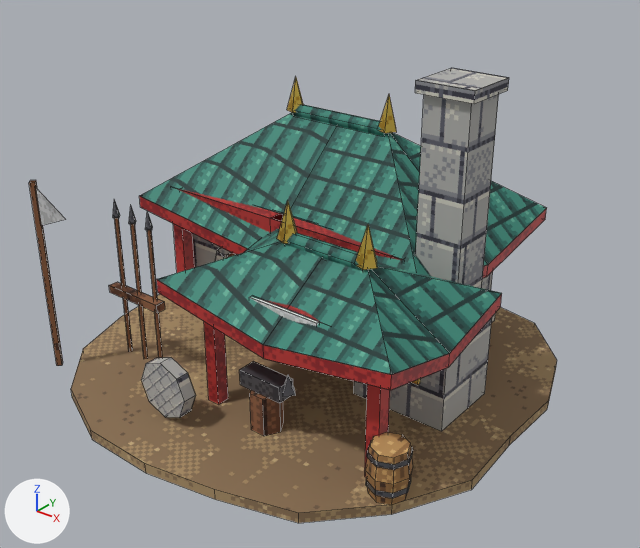
One commit to the Blender file art_source/blender/chinese/blacksmith.blend: the scene before it, then after it.
Both versions are drawn from a 50 mm lens placed at (3.81, -4.7, 3.72), pointed at (0.14, -0.11, 0.87). The axes (+X, +Y, +Z) are drawn at lower left. The lights are the same throughout. The picture after the commit comes second. Mesh edges are drawn as thin lines.

In view in the first picture: 'chinese_blacksmith'.
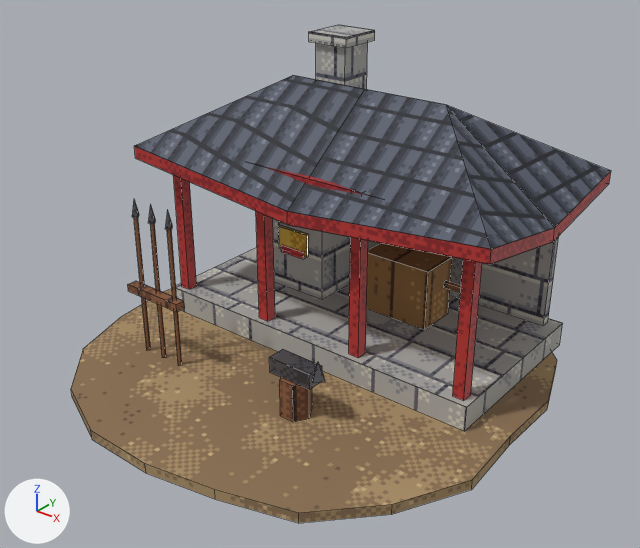
Edits to the bpy script that builds the scene:
```text
Add img_pe_roofdark:
    img_pe_roofdark = load_image('PE_RoofDark', '../../textures/materials/PE_RoofDark.png', 64, 64, 'sRGB')
Add img_pe_clothred:
    img_pe_clothred = load_image('PE_ClothRed', '../../textures/materials/PE_ClothRed.png', 64, 64, 'sRGB')
Add mat_pe_roofdark:
    mat_pe_roofdark = principled_material('PE_RoofDark')
    mat_pe_roofdark.texture = img_pe_roofdark
    mat_pe_roofdark.roughness = 0.7
Add mat_pe_clothred:
    mat_pe_clothred = principled_material('PE_ClothRed')
    mat_pe_clothred.texture = img_pe_clothred
    mat_pe_clothred.roughness = 0.95
Change me_chinese_blacksmith:
    used by ob_chinese_blacksmith; location = (0.0, 0.0, 0.0)
    remove me_chinese_blacksmith.from_pydata(...)  # 1032 vertices, 312 faces; spans x -1.75..1.75, y -1.76..1.72, z 0.0..2.4
    add me_chinese_blacksmith.from_pydata(...)  # 562 vertices, 164 faces; spans x -1.75..1.75, y -1.76..1.72, z 0.0..2.36
    me_chinese_blacksmith part 1: 220 loose pieces with 932 vertices, spanning x -1.68..1.55, y -1.38..1.63, z 0.08..2.4, are deleted
    me_chinese_blacksmith part 2: 12 vertices removed from x -1.44..0.84, y -0.89..0.01, z 0.08..1.23; 474 vertices added at x -1.6..1.6, y -0.84..1.5, z 0.08..2.36
    other edits to the shape of me_chinese_blacksmith do not show in these pictures
    remove me_chinese_blacksmith.materials.append(mat_pe_lattice)  # picture img_pe_lattice
    remove me_chinese_blacksmith.materials.append(mat_pe_roofteal)  # picture img_pe_roofteal
    add me_chinese_blacksmith.materials.append(mat_pe_roofdark)  # picture img_pe_roofdark
    add me_chinese_blacksmith.materials.append(mat_pe_clothred)  # picture img_pe_clothred
```

Boxes [x1, y1, x2, y2] around the edits, measured in the pictures (640 x 548 px):
'chinese_blacksmith', reshaped (9% taller)
    before: [29, 68, 557, 523]
    after: [71, 25, 611, 523]
part 1 of me_chinese_blacksmith, deleted
    before: [29, 68, 547, 505]
part 2 of me_chinese_blacksmith, reshaped
    before: [114, 218, 133, 352]
    after: [128, 25, 611, 431]
